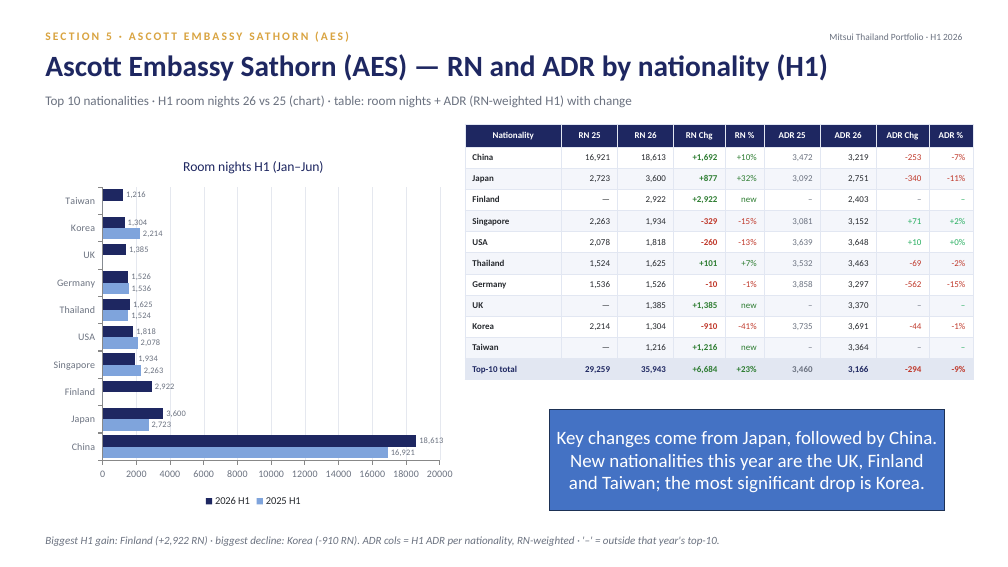
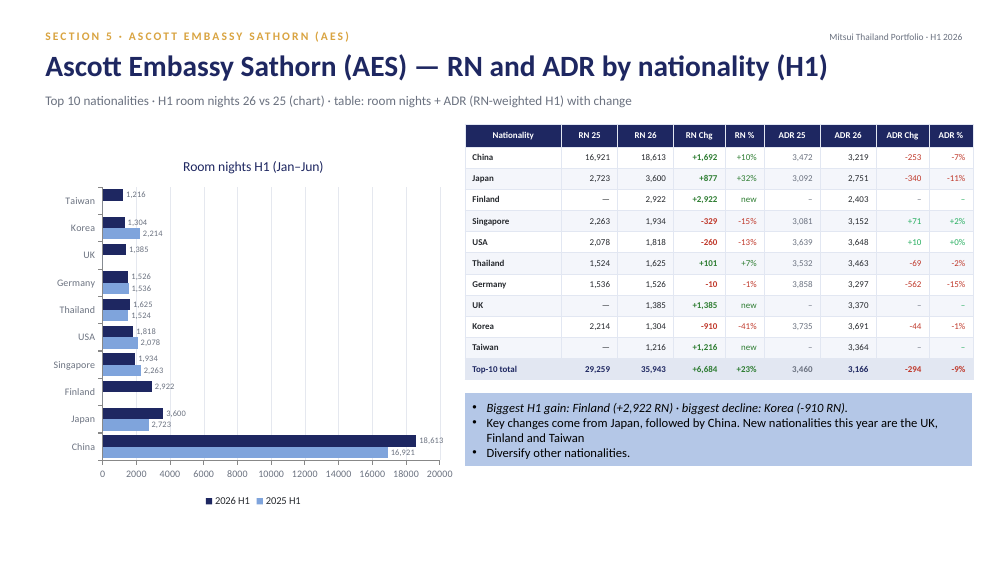
Before and after one commit to Chavin2543/mae-workspace, a slide deck: slide 22 of output/Portfolio_Performance_Report_H1-2026.pptx (slide 23 before the commit). Drawn at 1008x567 pixels with LibreOffice and Linux fonts; fonts in the diff are those of the drawing. Boxes give left, top, right and bottom in pixels: in the first picture for what was removed or moved away, otherwise in the second. Text is boxed around its words. In the diff, an @@ line names an element or a change of style, - is before the commit and + after.

```diff
--- a/output/Portfolio_Performance_Report_H1-2026.pptx
+++ b/output/Portfolio_Performance_Report_H1-2026.pptx
@@ rectangle "Biggest H1 gain: Finland (+2,922 ...": place and size @@
-rectangle "Biggest H1 gain: Finland (+2,922 ..." at (550,409,945,510)
+rectangle "Biggest H1 gain: Finland (+2,922 ..." at (465,393,973,467)
@@ rectangle "Biggest H1 gain: Finland (+2,922 ..." at (465,393,973,467): fill #4472C4 to #B4C7E7; outline #1E3256 1 pt to #FFFFFF 1 pt @@
@@ text in rectangle at (487,403,938,459): text changed; size 18 to 12 pt; text colour #FFFFFF to #000000 @@
-Key changes come from Japan, followed by China. New nationalities this year are the UK, Finland and Taiwan; the most significant drop is Korea.
+• Biggest H1 gain: Finland (+2,922 RN) · biggest decline: Korea (-910 RN).
+• Key changes come from Japan, followed by China. New nationalities this year are the UK, Finland and Taiwan
+• Diversify other nationalities.
@@ text removed at (45,536,720,546) @@
-Biggest H1 gain: Finland (+2,922 RN) · biggest decline: Korea (-910 RN). ADR cols = H1 ADR per nationality, RN-weighted · '–' = outside that year's top-10.
```
Also in this commit, not shown: 24 other slides changed, 1 slide added, 2 slides removed, 1 other file.
